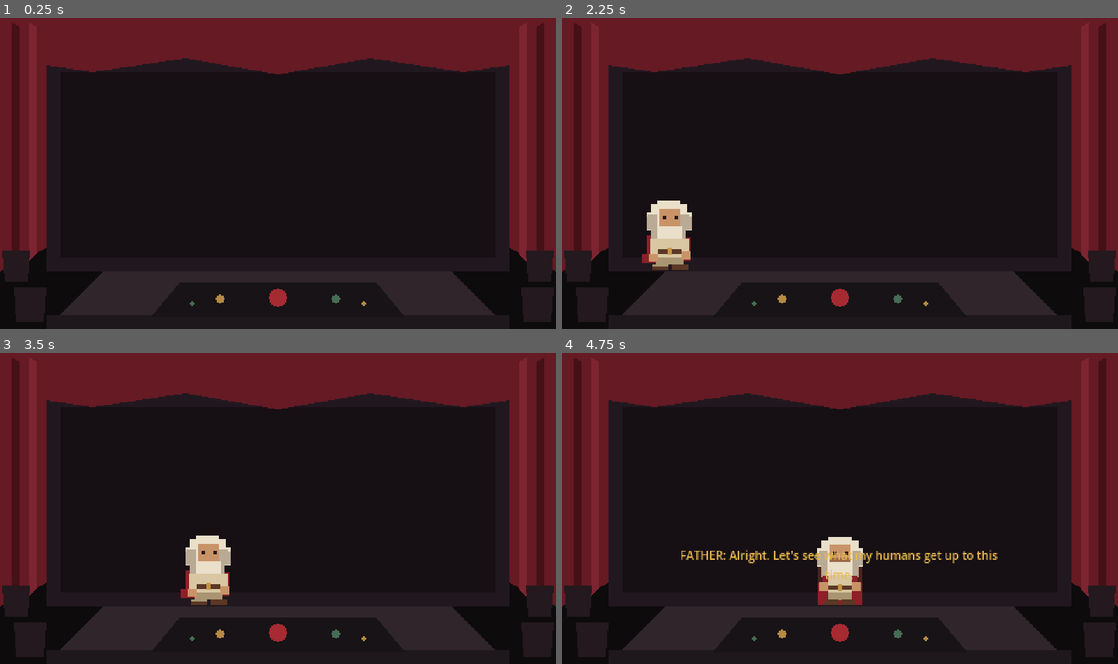
Above: before the commit, frames 1-4 (two rows, left to right).
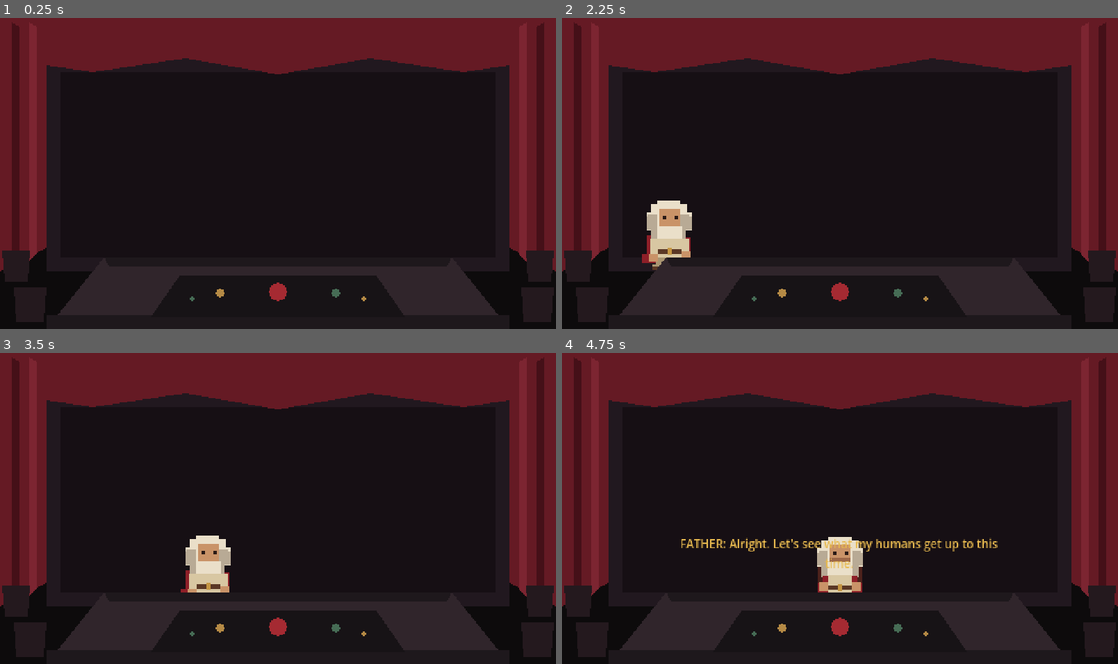
Above: after the commit, the same moments.

Repository: badmrfrosty313/the-bible-sort-of
Game: Godot game, scene res://scenes/theater/theater.tscn
Two runs of this game, one before a commit and one after it. Both use one fixed random seed, a clock stepped at 60 frames per second and the inputs below.
Inputs:
- Up to frame 1 (0.25 s): no input
- Up to frame 2 (2.25 s): tap Enter at 0.5 s
- Up to frame 3 (3.5 s): no input
- Up to frame 4 (4.75 s): no input

The runs differ from the first frame. In frame 1, 1.5% of the frame differs, in the area x 10-90%, y 81-96%; in frame 2, 1.7%; in frame 3, 1.8%; in frame 4, 3.6%, in the area x 10-90%, y 59-96%.

Commit message:
Fix Father console depth and seated position

Diff:
--- a/scenes/theater/theater.gd
+++ b/scenes/theater/theater.gd
@@ -76,10 +76,15 @@
 	curtains.z_index = 5
 	add_child(curtains)
 	_build_curtains(curtains)
+
+	# Theater Father is deliberately sandwiched between the stage/curtains and
+	# the console foreground. The console therefore owns the pixels in front of
+	# his torso when he is seated.
 	theater_character_layer = Node2D.new()
 	theater_character_layer.name = "TheaterCharacters"
 	theater_character_layer.z_index = 8
 	add_child(theater_character_layer)
+
 	theater_foreground_layer = Node2D.new()
 	theater_foreground_layer.name = "TheaterForeground"
 	theater_foreground_layer.z_index = 12
@@ -97,10 +102,22 @@
 
 func _build_control_desk(parent: Node2D) -> void:
 	var desk := Node2D.new(); desk.name = "ControlDesk"; parent.add_child(desk)
-	var surface := Polygon2D.new(); surface.color = COLOR_DESK; surface.polygon = PackedVector2Array([Vector2(90,220),Vector2(390,220),Vector2(440,270),Vector2(40,270)]); desk.add_child(surface)
+
+	# This is a true foreground console now. Its rear lip begins at y=208,
+	# overlapping the seated Father instead of merely touching his feet.
+	var surface := Polygon2D.new()
+	surface.color = COLOR_DESK
+	surface.polygon = PackedVector2Array([Vector2(90,208),Vector2(390,208),Vector2(440,270),Vector2(40,270)])
+	desk.add_child(surface)
+
+	var rear_lip := Polygon2D.new()
+	rear_lip.color = COLOR_DESK_FRONT
+	rear_lip.polygon = PackedVector2Array([Vector2(90,208),Vector2(390,208),Vector2(386,216),Vector2(94,216)])
+	desk.add_child(rear_lip)
+
 	var front := Polygon2D.new(); front.color = COLOR_DESK_FRONT; front.polygon = PackedVector2Array([Vector2(40,258),Vector2(440,258),Vector2(440,270),Vector2(40,270)]); desk.add_child(front)
-	var panel := Polygon2D.new(); panel.color = COLOR_PANEL; panel.polygon = PackedVector2Array([Vector2(155,230),Vector2(325,230),Vector2(350,260),Vector2(130,260)]); desk.add_child(panel)
-	_create_light(desk,Vector2(240,243),8,COLOR_BUTTON_RED); _create_light(desk,Vector2(190,244),4,COLOR_BUTTON_GOLD); _create_light(desk,Vector2(290,244),4,COLOR_BUTTON_GREEN); _create_light(desk,Vector2(166,248),2,COLOR_BUTTON_GREEN); _create_light(desk,Vector2(314,248),2,COLOR_BUTTON_GOLD)
+	var panel := Polygon2D.new(); panel.color = COLOR_PANEL; panel.polygon = PackedVector2Array([Vector2(155,224),Vector2(325,224),Vector2(350,260),Vector2(130,260)]); desk.add_child(panel)
+	_create_light(desk,Vector2(240,238),8,COLOR_BUTTON_RED); _create_light(desk,Vector2(190,239),4,COLOR_BUTTON_GOLD); _create_light(desk,Vector2(290,239),4,COLOR_BUTTON_GREEN); _create_light(desk,Vector2(166,244),2,COLOR_BUTTON_GREEN); _create_light(desk,Vector2(314,244),2,COLOR_BUTTON_GOLD)
 
 func _create_light(parent: Node2D, center: Vector2, radius: float, color: Color) -> void:
 	var light := Polygon2D.new(); light.color = color; var points := PackedVector2Array()
@@ -118,9 +135,9 @@
 	left_entrance = _marker("LeftEntrance",Vector2(-30,218))
 	right_entrance = _marker("RightEntrance",Vector2(510,218))
 	father_anchor = _marker("FatherStanding",Vector2(240,218))
-	# Rear edge of the console is y=220. Father sits just behind it so the
-	# foreground surface masks his lower body instead of placing him on top.
-	seat_anchor = _marker("FatherSeat",Vector2(240,216))
+	# The 64x64 seated asset is centered on this point. At y=202 his lower
+	# half extends behind the console, while his head/shoulders remain visible.
+	seat_anchor = _marker("FatherSeat",Vector2(240,202))
 	episode_portal = _marker("EpisodePortal",Vector2(430,205))
 
 func _marker(node_name: String, pos: Vector2) -> Marker2D:
@@ -151,7 +168,7 @@
 func _father_speak(text: String, duration: float = 1.0) -> void:
 	if father_dialogue_label == null: return
 	father_dialogue_label.text = "FATHER: " + text
-	father_dialogue_label.position = Vector2(90,55) if father_location == FatherLocation.EPISODE else Vector2(90,164)
+	father_dialogue_label.position = Vector2(90,55) if father_location == FatherLocation.EPISODE else Vector2(90,154)
 	father_dialogue_label.visible = true; await get_tree().create_timer(duration).timeout; father_dialogue_label.visible = false
 
 func _send_father_into_episode(entry_position: Vector2) -> void:
